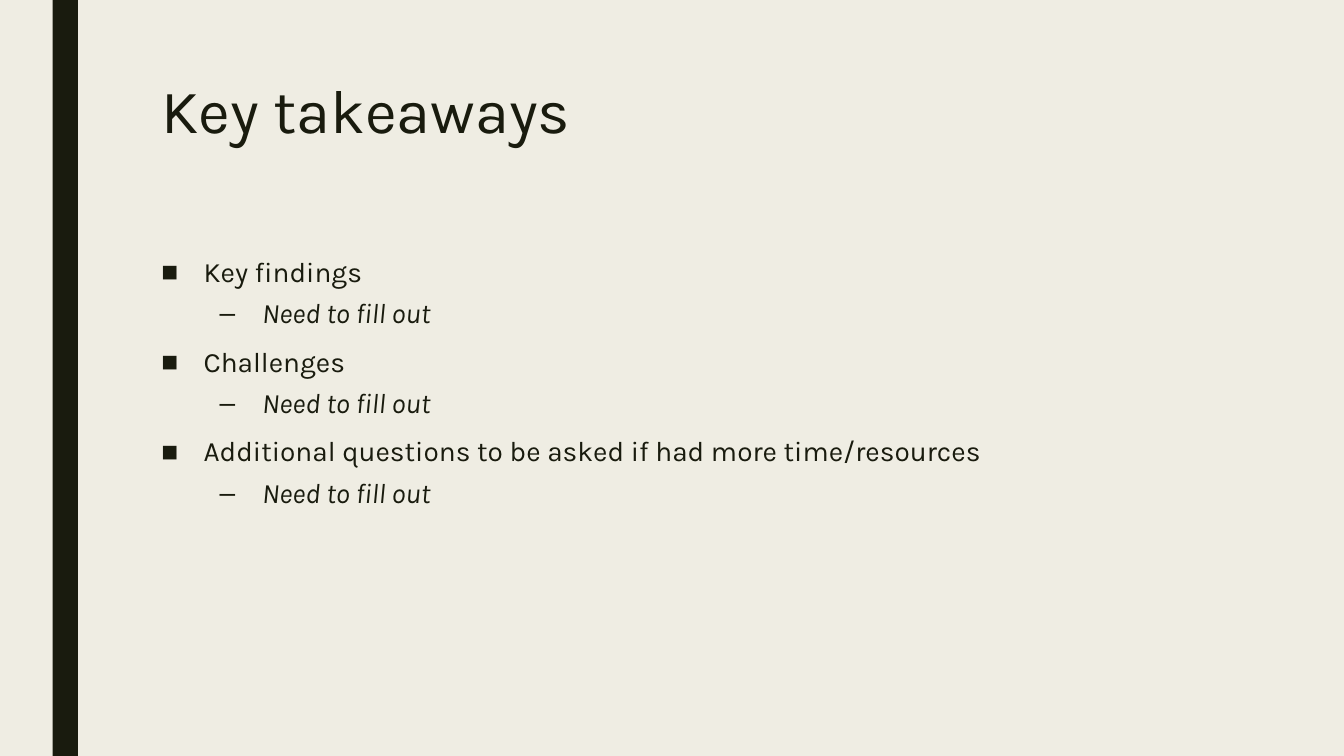
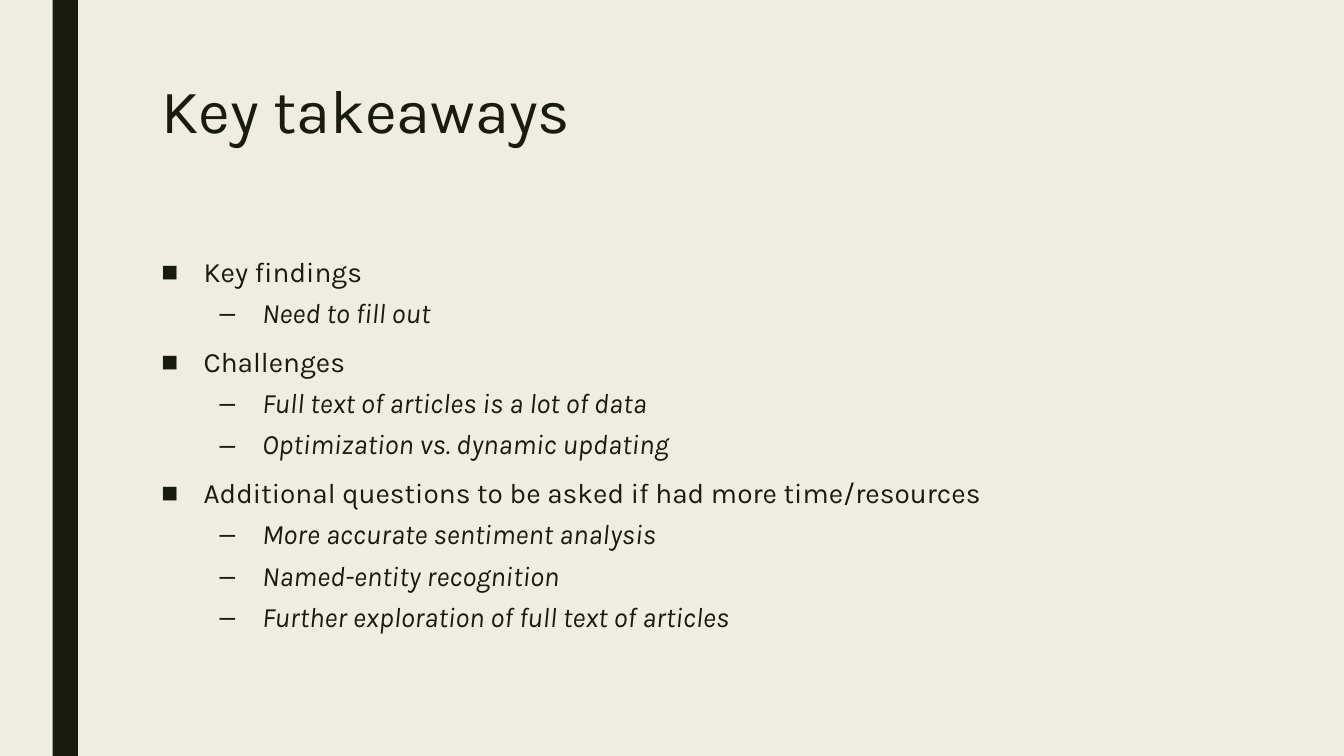
Before and after one commit to James-Ashley/sentiment-analysis-dashboard, a slide deck: slide 6 of Group_project2_deck.pptx. Drawn at 1344x756 pixels with LibreOffice and Linux fonts; fonts in the diff are those of the drawing. Boxes give left, top, right and bottom in pixels: in the first picture for what was removed or moved away, otherwise in the second. Text is boxed around its words. In the diff, an @@ line names an element or a change of style, - is before the commit and + after.

```diff
--- a/Group_project2_deck.pptx
+++ b/Group_project2_deck.pptx
@@ text at (262,393,669,461): text changed @@
-  – Need to fill out
+  – Full text of articles is a lot of data
+  – Optimization vs. dynamic updating
@@ text at (262,524,729,634): text changed @@
-  – Need to fill out
+  – More accurate sentiment analysis
+  – Named-entity recognition
+  – Further exploration of full text of articles
```
Also in this commit, not shown: 2 other slides changed.
